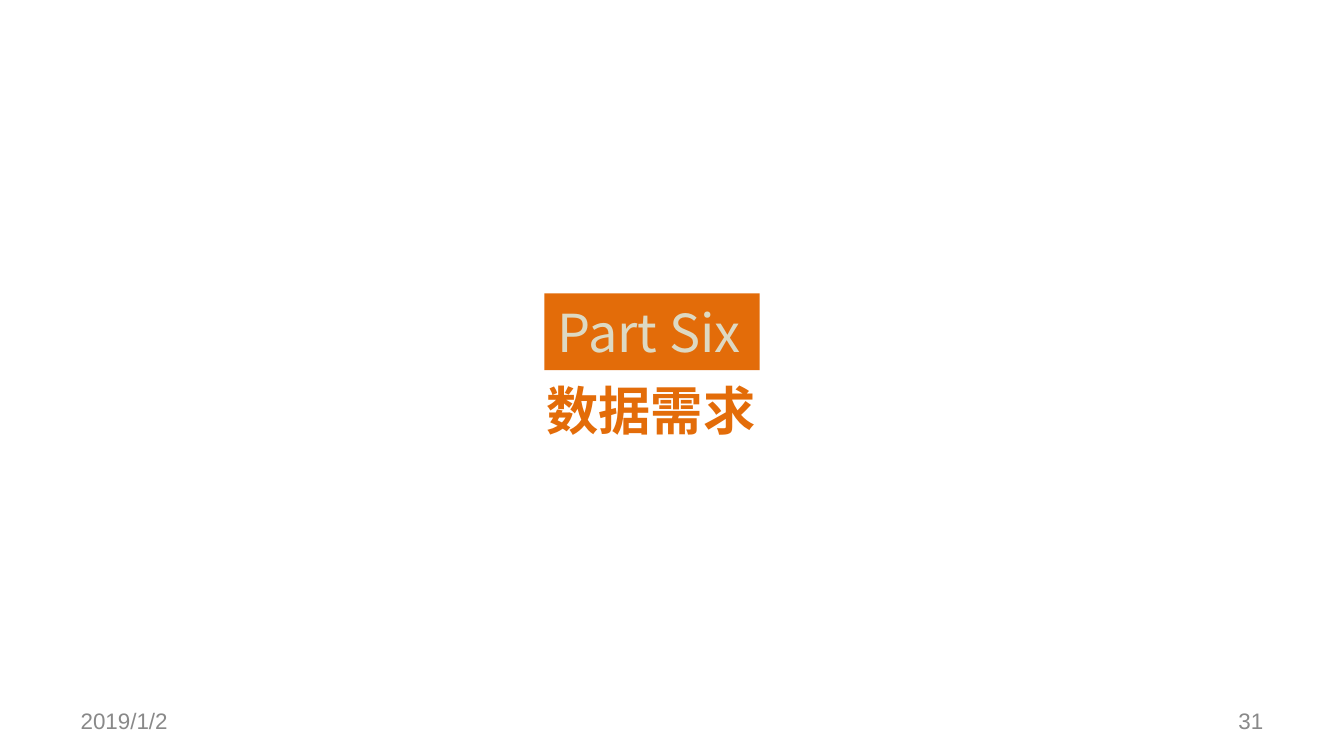
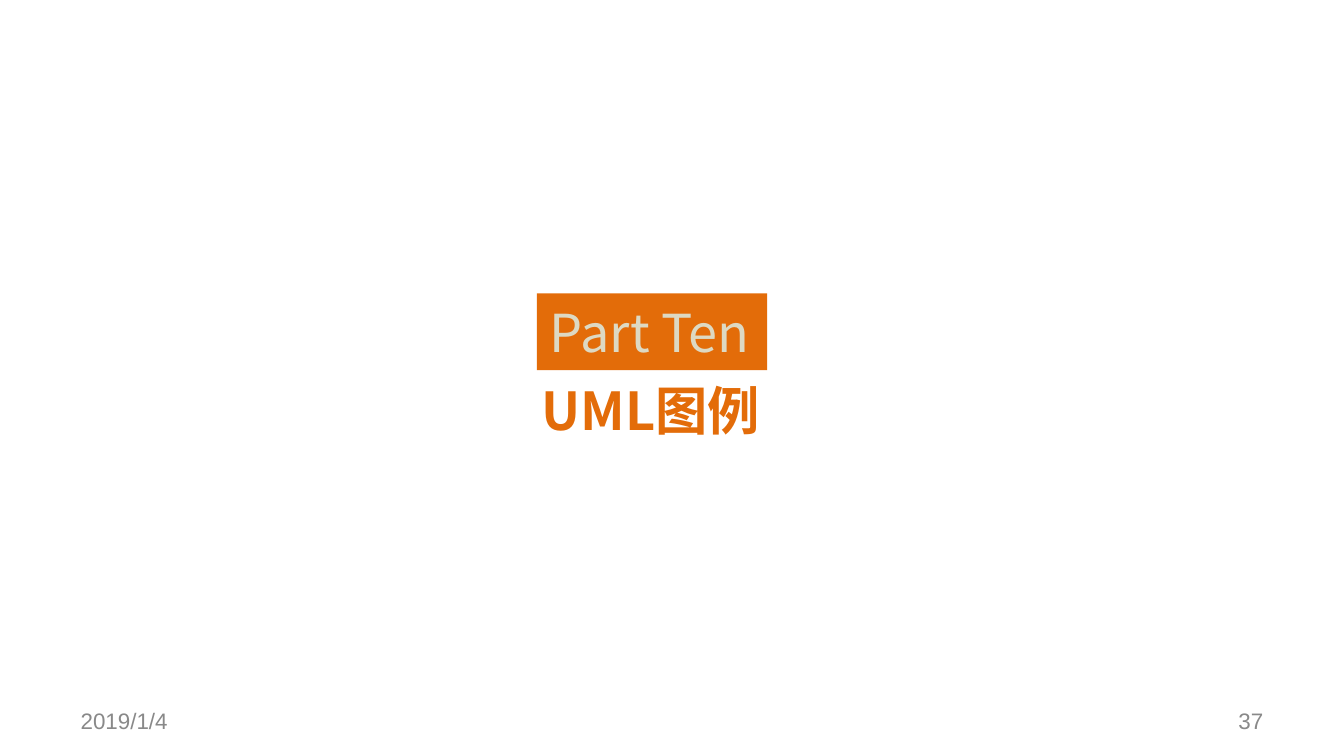
Before and after one commit to SoftwareRequirtmentsG02/Document, a slide deck: slide 37 of 案例教学系统/受控文档/分析设计/PPT/PRD2018-G02-SRS评审PPT.pptx (slide 31 before the commit). Drawn at 1344x756 pixels with LibreOffice and Linux fonts; fonts in the diff are those of the drawing; background and template pictures are left out. Boxes give left, top, right and bottom in pixels: in the first picture for what was removed or moved away, otherwise in the second. Text is boxed around its words. In the diff, an @@ line names an element or a change of style, - is before the commit and + after.

```diff
--- a/案例教学系统/受控文档/分析设计/PPT/PRD2018-G02-SRS评审PPT.pptx
+++ b/案例教学系统/受控文档/分析设计/PPT/PRD2018-G02-SRS评审PPT.pptx
@@ rectangle "Part Ten": place and size @@
-rectangle "Part Ten" at [544, 293, 759, 370]
+rectangle "Part Ten" at [536, 293, 767, 370]
@@ text in rectangle at [550, 313, 750, 353]: text changed @@
-Part Six
+Part Ten
@@ text at [542, 385, 760, 435]: text changed @@
-数据需求
+UML图例
@@ text at [81, 713, 168, 729]: text changed @@
-2019/1/2
+2019/1/4
@@ page number at [1238, 713, 1263, 729]: text changed @@
-31
+37
```
Also in this commit, not shown: 49 other slides changed, 9 slides added, 3 slides removed, 1 other file.
